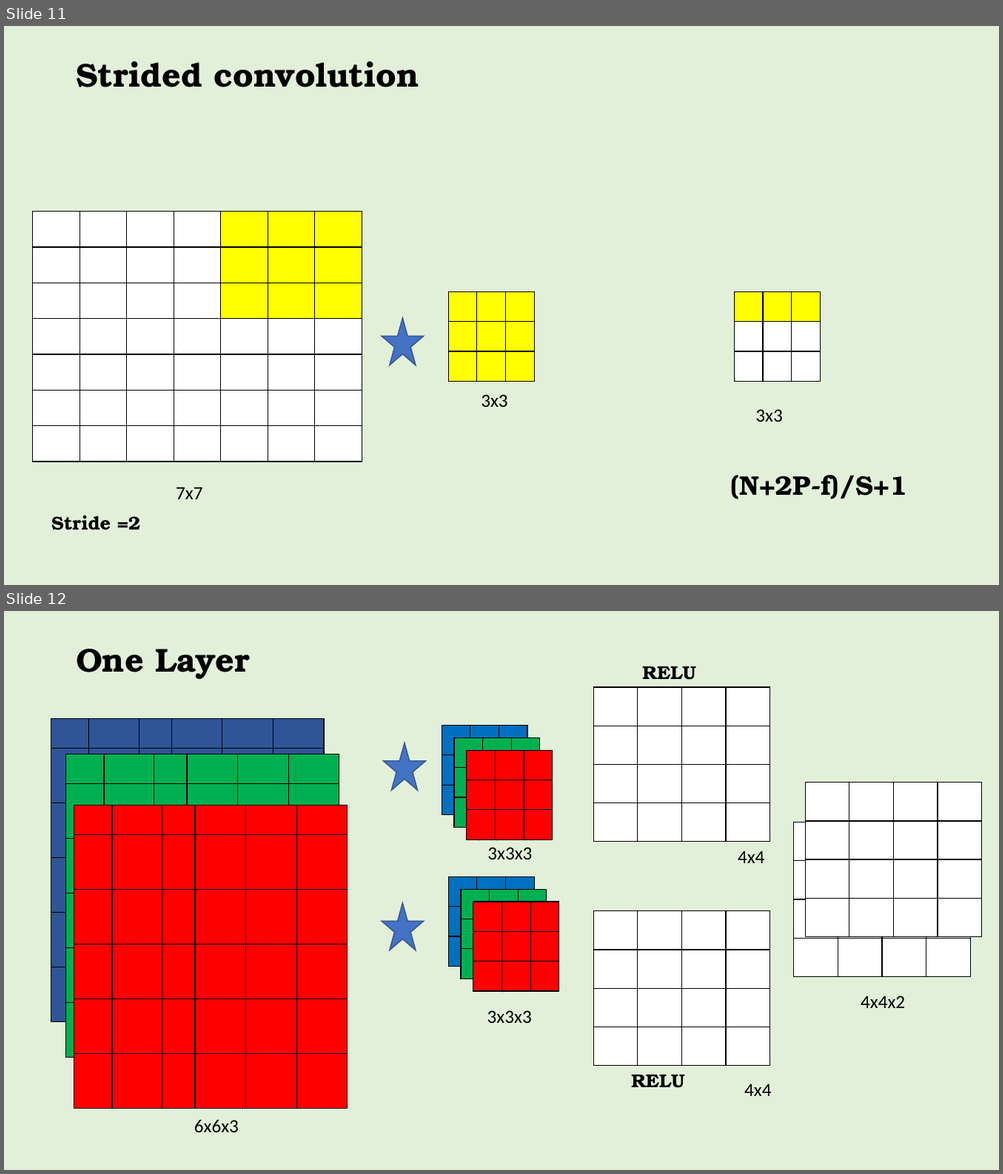
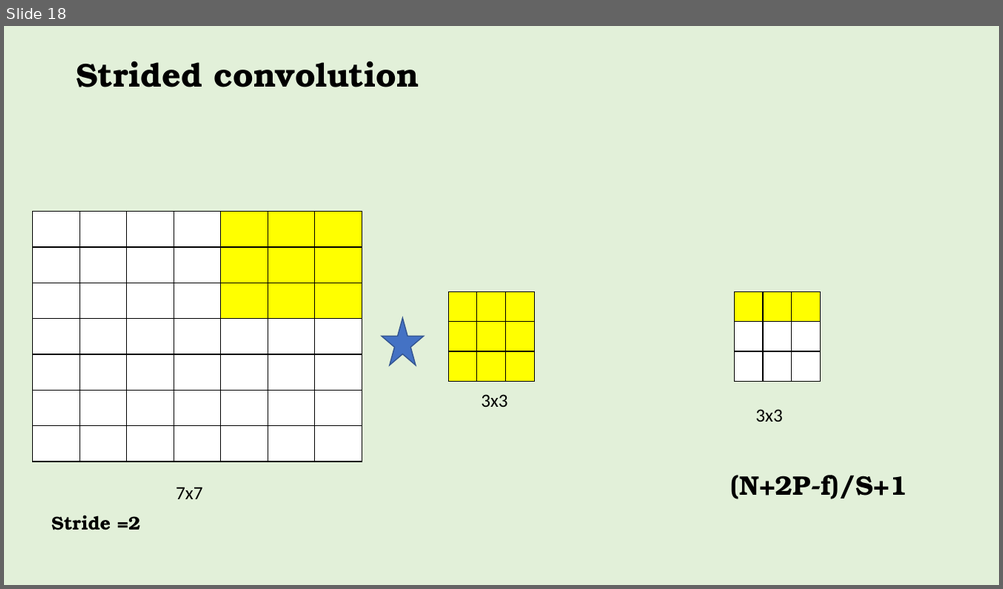
Before and after one commit to keplerlab/AI-Saturday, a slide deck: series2/week4/DeepDiveCNN.pptx. Shown one above the other, each under a label of ours: slides 11 and 12 before the commit, slide 18 after it. The pictures are 1003x1174 and 1003x589 pixels, drawn with LibreOffice and Linux fonts; fonts in the diff are those of the drawing. Boxes give left, top, right and bottom in pixels: in the first picture for what was removed or moved away, otherwise in the second. Text is boxed around its words. In the diff, an @@ line names an element or a change of style, - is before the commit and + after.

```diff
--- a/series2/week4/DeepDiveCNN.pptx
+++ b/series2/week4/DeepDiveCNN.pptx
@@ slide 12 removed at (4,611,999,1170), background #E2F0D9 @@
@@ text removed at (76,649,250,679) @@
-One Layer
@@ text removed at (642,666,695,680) @@
-RELU
@@ table removed at (594,687,769,842), 4 rows, 4 columns @@
- |  |  | 
- |  |  | 
- |  |  | 
- |  |  | 
@@ table removed at (51,718,324,1022), 6 rows, 6 columns @@
- |  |  |  |  | 
- |  |  |  |  | 
- |  |  |  |  | 
- |  |  |  |  | 
- |  |  |  |  | 
- |  |  |  |  | 
@@ star removed at (383,743,426,790) @@
@@ table removed at (442,725,527,815), 3 rows, 3 columns @@
- |  | 
- |  | 
- |  | 
@@ table removed at (454,738,539,827), 3 rows, 3 columns @@
- |  | 
- |  | 
- |  | 
@@ table removed at (66,755,339,1058), 6 rows, 6 columns @@
- |  |  |  |  | 
- |  |  |  |  | 
- |  |  |  |  | 
- |  |  |  |  | 
- |  |  |  |  | 
- |  |  |  |  | 
@@ table removed at (466,751,552,840), 3 rows, 3 columns @@
- |  | 
- |  | 
- |  | 
@@ table removed at (805,783,982,937), 4 rows, 4 columns @@
- |  |  | 
- |  |  | 
- |  |  | 
- |  |  | 
@@ table removed at (74,805,347,1109), 6 rows, 6 columns @@
- |  |  |  |  | 
- |  |  |  |  | 
- |  |  |  |  | 
- |  |  |  |  | 
- |  |  |  |  | 
- |  |  |  |  | 
@@ text removed at (474,825,501,845) @@
-3x3
@@ table removed at (794,822,970,977), 4 rows, 4 columns @@
- |  |  | 
- |  |  | 
- |  |  | 
- |  |  | 
@@ text removed at (487,847,532,860) @@
-3x3x3
@@ text removed at (737,851,764,863) @@
-4x4
@@ table removed at (449,877,534,966), 3 rows, 3 columns @@
- |  | 
- |  | 
- |  | 
@@ table removed at (461,889,546,979), 3 rows, 3 columns @@
- |  | 
- |  | 
- |  | 
@@ star removed at (381,903,424,951) @@
@@ table removed at (473,902,558,991), 3 rows, 3 columns @@
- |  | 
- |  | 
- |  | 
@@ table removed at (594,911,769,1066), 4 rows, 4 columns @@
- |  |  | 
- |  |  | 
- |  |  | 
- |  |  | 
@@ text removed at (481,977,507,997) @@
-3x3
@@ text removed at (860,996,905,1008) @@
-4x4x2
@@ text removed at (487,1011,532,1023) @@
-3x3x3
@@ text removed at (182,1041,208,1061) @@
-6x6
@@ text removed at (631,1074,684,1088) @@
-RELU
@@ text removed at (744,1084,771,1096) @@
-4x4
@@ text removed at (194,1120,239,1133) @@
-6x6x3
@@ what was slide 11 is now slide 18 @@
```
Also in this commit, not shown: 2 slides changed, 10 slides added, 1 other slide removed, 2 other files.
